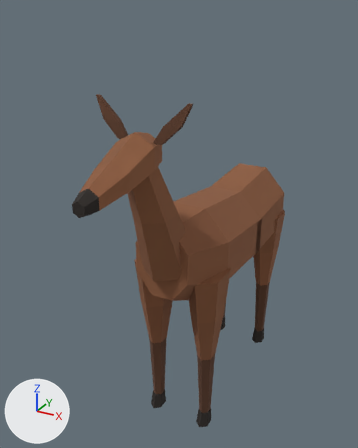
An edit to the glTF model survival/public/models/deer.glb, drawn before and after from the same camera.
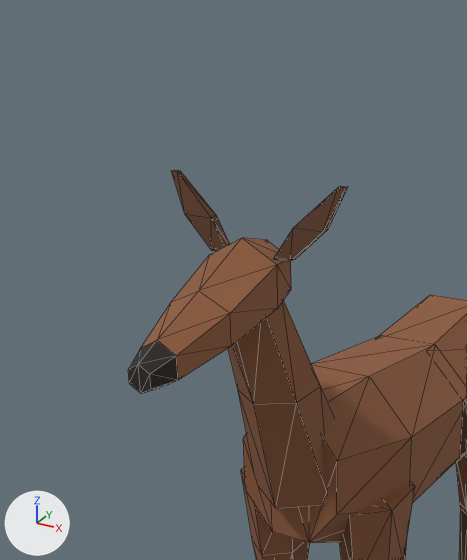
Each version appears first whole from a 50 mm lens placed at (1.057, -2.37, 2.156), pointed at (-0.113, -0.244, 1.093), and next in a close-up on the part from 0% to 72% of the width and 0% to 69% of the height. Every picture has the same lights, and +X, +Y and +Z are marked at lower left. The first two pictures are the older version. The close-ups show mesh edges as thin lines.

Names of what the first close-up shows: 'deer'.
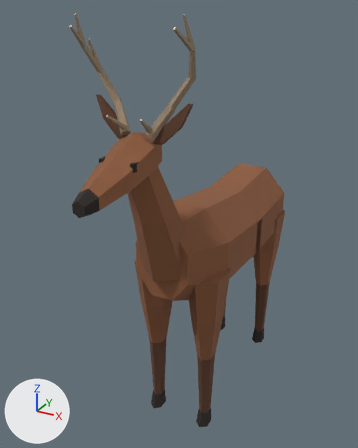
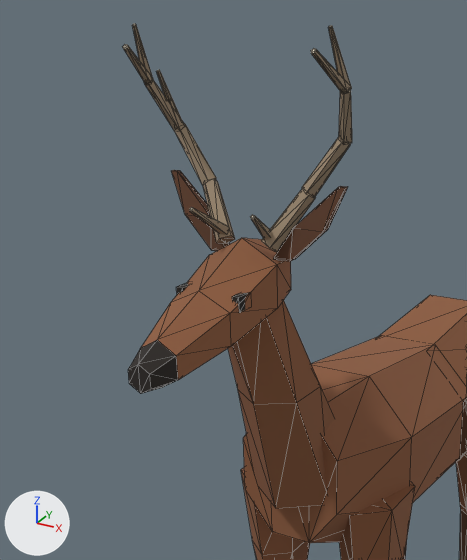
What differs and where, as boxes (x1, y1, x2, y2) in the close-ups (467 x 560 px):
'deer-details', added: after (123, 24, 352, 313)

Diff of the bpy script that builds the scene:
```diff
--- a/survival/public/models/deer.glb.py
+++ b/survival/public/models/deer.glb.py
@@ me_deer_details @@
+me_deer_details.from_pydata(...)  # 156 vertices, 248 faces; spans x -0.246..0.245, y -0.932..-0.705, z 1.599..2.132
+me_deer_details.materials.append(mat_animal)
@@ ob_deer_details @@
+ob_deer_details = bpy.data.objects.new('deer-details', me_deer_details)
+ob_deer_details.location = (0.0, 0.0, 0.0)
```
